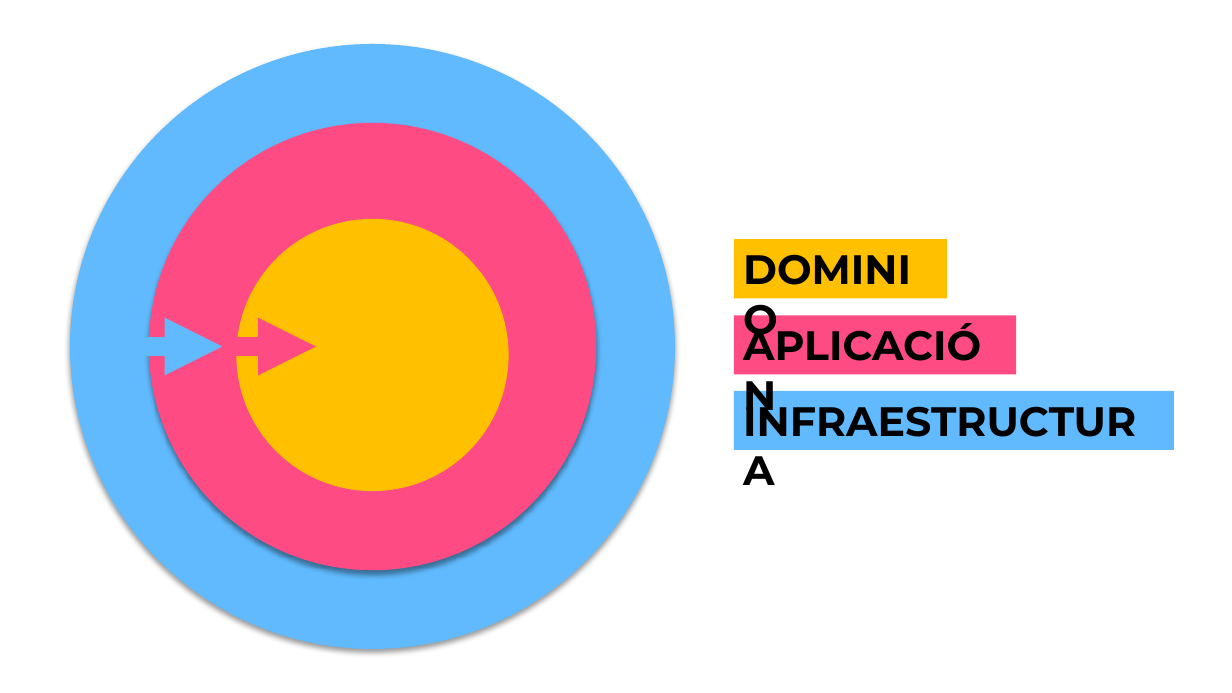
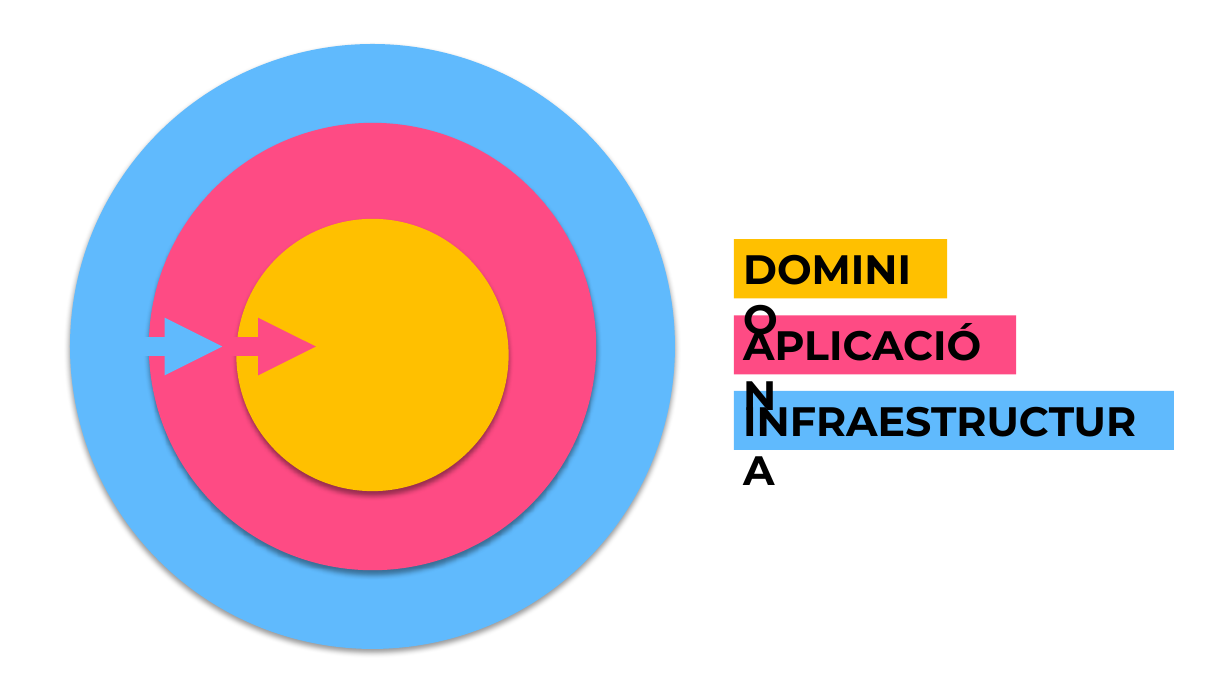
Before and after one commit to jofaval/talks-about, a slide deck: slide 78 of knowledge-sharing/ddd-and-hexagonal-architecture/ddd-and-hexagonal-architecture.es.pptx (slide 77 before the commit). Drawn at 1232x693 pixels with LibreOffice and Linux fonts; fonts in the diff are those of the drawing. Boxes give left, top, right and bottom in pixels: in the first picture for what was removed or moved away, otherwise in the second. Text is boxed around its words. In the diff, an @@ line names an element or a change of style, - is before the commit and + after.

```diff
--- a/knowledge-sharing/ddd-and-hexagonal-architecture/ddd-and-hexagonal-architecture.es.pptx
+++ b/knowledge-sharing/ddd-and-hexagonal-architecture/ddd-and-hexagonal-architecture.es.pptx
@@ ellipse at (237,219,509,492): shadow on @@
```
Also in this commit, not shown: 16 other slides changed, 1 slide added, 1 other file.
